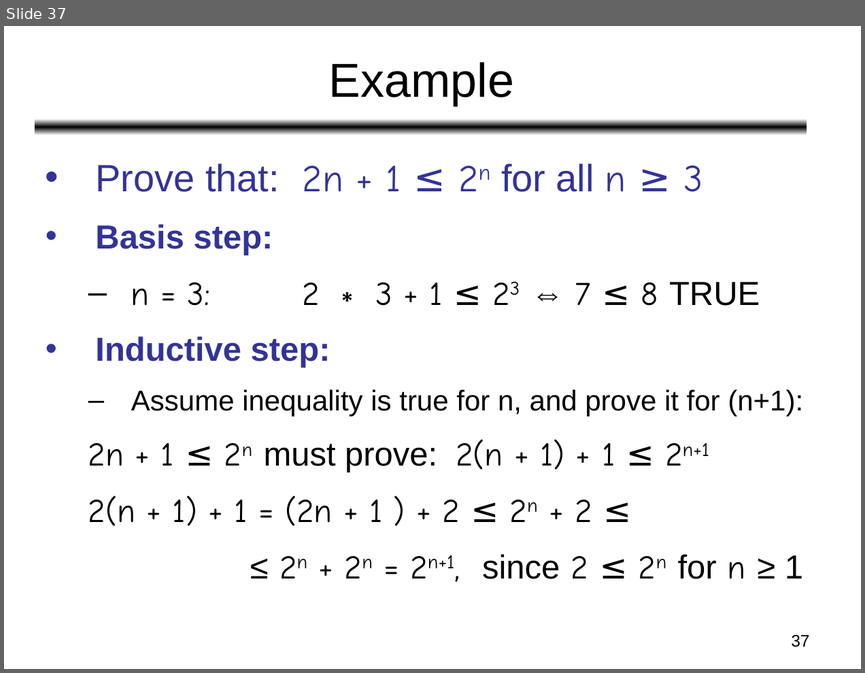
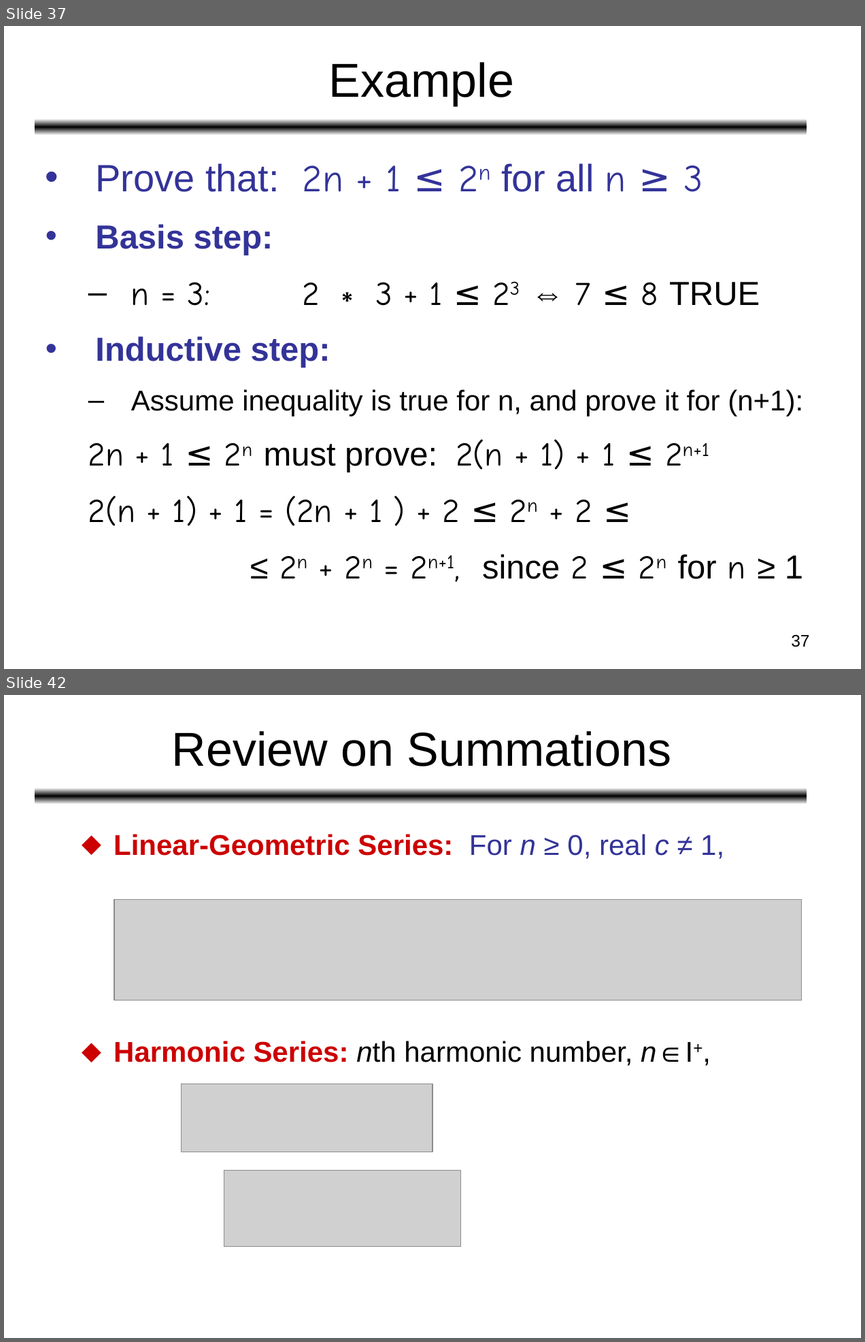
Before and after one commit to Emadalsuwat/emadalsuwat.github.io, a slide deck: algorithms/Lecture 1.ppt. Shown one above the other, each under a label of ours: slide 37 before the commit, slides 37 and 42 after it; the slides between them are not shown. The pictures are 865x673 and 865x1342 pixels, drawn with LibreOffice and Linux fonts; fonts in the diff are those of the drawing; grey boxes stand for pictures. Boxes give left, top, right and bottom in pixels: in the first picture for what was removed or moved away, otherwise in the second. Text is boxed around its words. In the diff, an @@ line names an element or a change of style, - is before the commit and + after.

```diff
--- a/algorithms/Lecture 1.ppt
+++ b/algorithms/Lecture 1.ppt
@@ slide 42 added at box(4, 695, 861, 1338), background #FFFFFF; not listed: 1 template element that a slide beside it also shows @@
@@ title added at box(172, 731, 672, 766), 40 pt, text #000000 @@
+Review on Summations
@@ text added at box(113, 834, 724, 1066), 24 pt, text #CC0000, bold @@
+⬥ Linear-Geometric Series: For n ≥ 0, real c ≠ 1,
+⬥ Harmonic Series: nth harmonic number, n∈I+,
@@ picture added at box(115, 900, 802, 1000) @@
@@ picture added at box(181, 1084, 432, 1152) @@
@@ picture added at box(224, 1170, 461, 1246) @@
```
Also in this commit, not shown: 1 slide changed, 7 other slides added.
